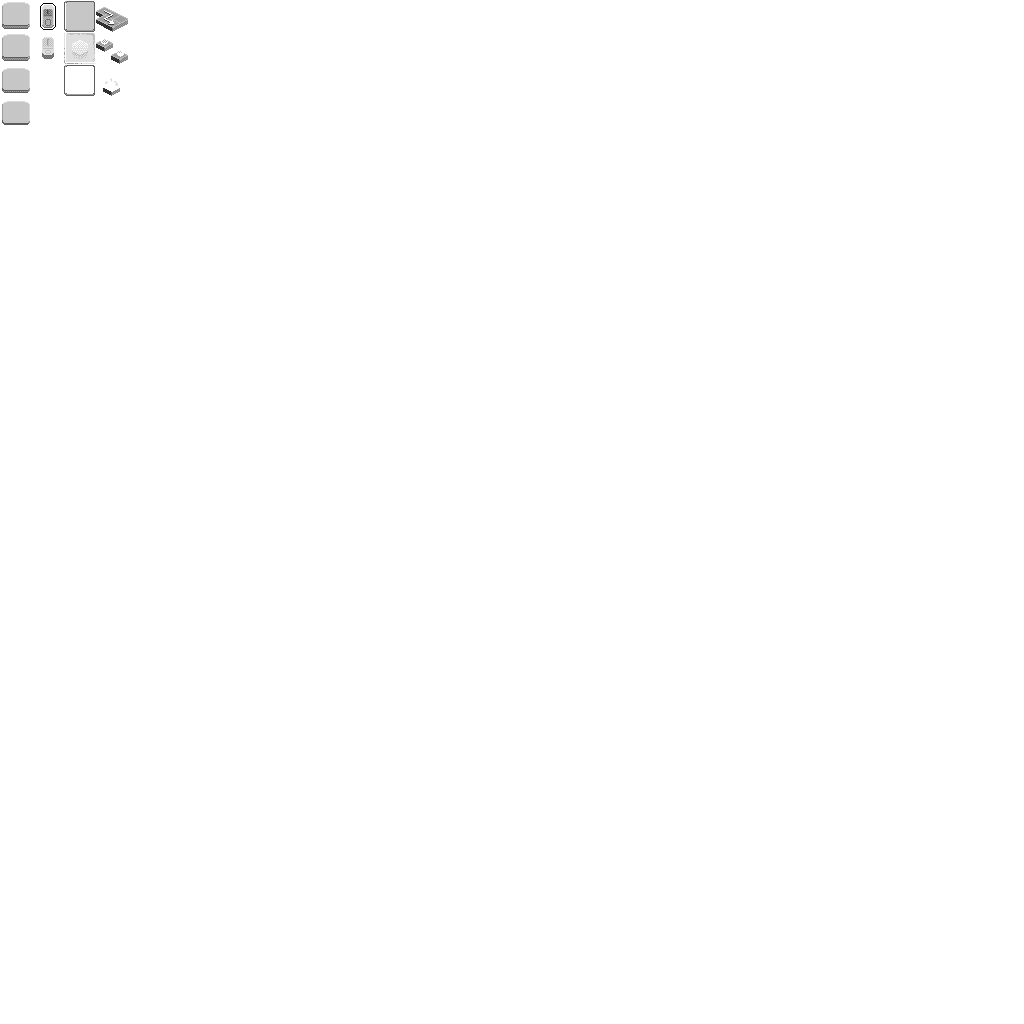
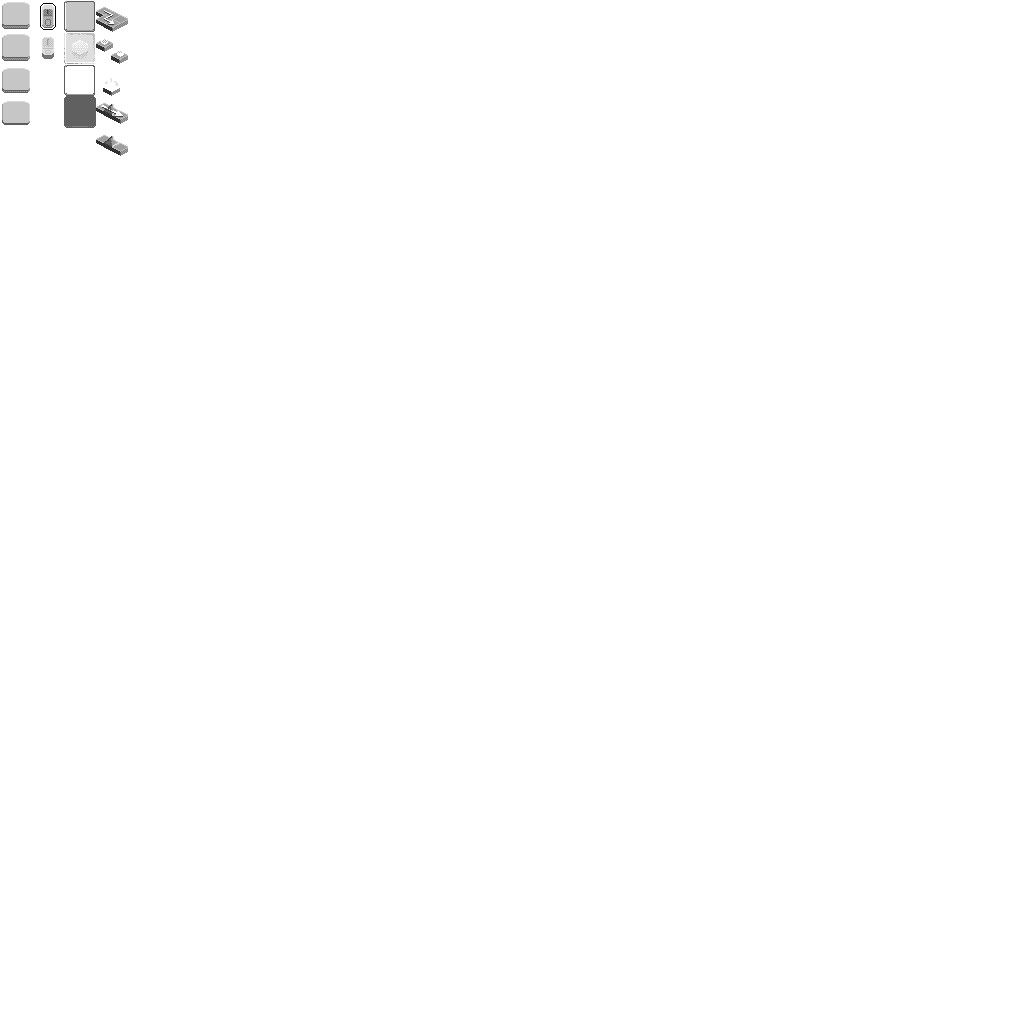
Comparing the layer stacks of the two 1024 × 1024 images. Changes:
painted on "Background" over 64, 96, 128, 156
